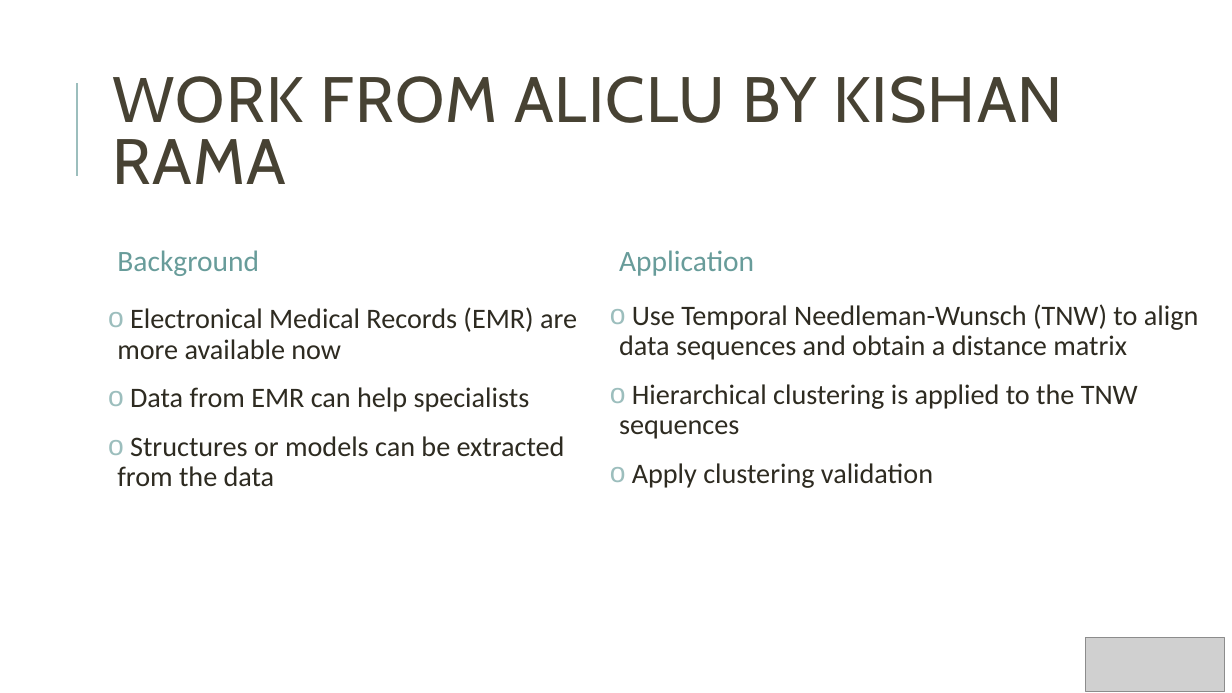
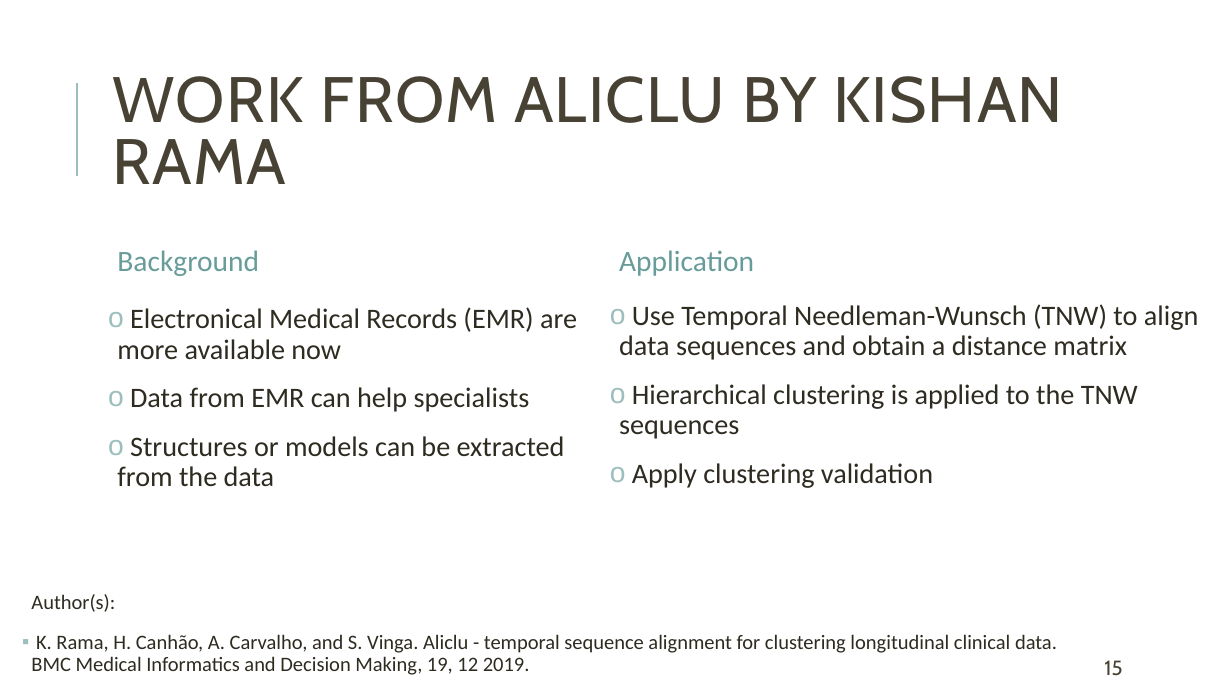
Before and after one commit to Nuno09/MscThesis, a slide deck: slide 15 of Dissertacao/apresentação_tese.pptx (slide 17 before the commit). Drawn at 1232x693 pixels with LibreOffice and Linux fonts; fonts in the diff are those of the drawing; grey boxes stand for pictures. Boxes give left, top, right and bottom in pixels: in the first picture for what was removed or moved away, otherwise in the second. Text is boxed around its words. In the diff, an @@ line names an element or a change of style, - is before the commit and + after.

```diff
--- a/Dissertacao/apresentação_tese.pptx
+++ b/Dissertacao/apresentação_tese.pptx
@@ text added at (31,594,1057,675), 16 pt, text #2E2B21 @@
+  Author(s):
+▪ K. Rama, H. Canhão, A. Carvalho, and S. Vinga. Aliclu - temporal sequence alignment for clustering longitudinal clinical data. BMC Medical Informatics and Decision Making, 19, 12 2019.
@@ picture removed at (1086,638,1226,691) @@
@@ page number added at (1104,660,1122,676), 16 pt, text #474233 @@
+15
```
Also in this commit, not shown: 41 other slides changed, 1 slide added, 11 slides removed.
